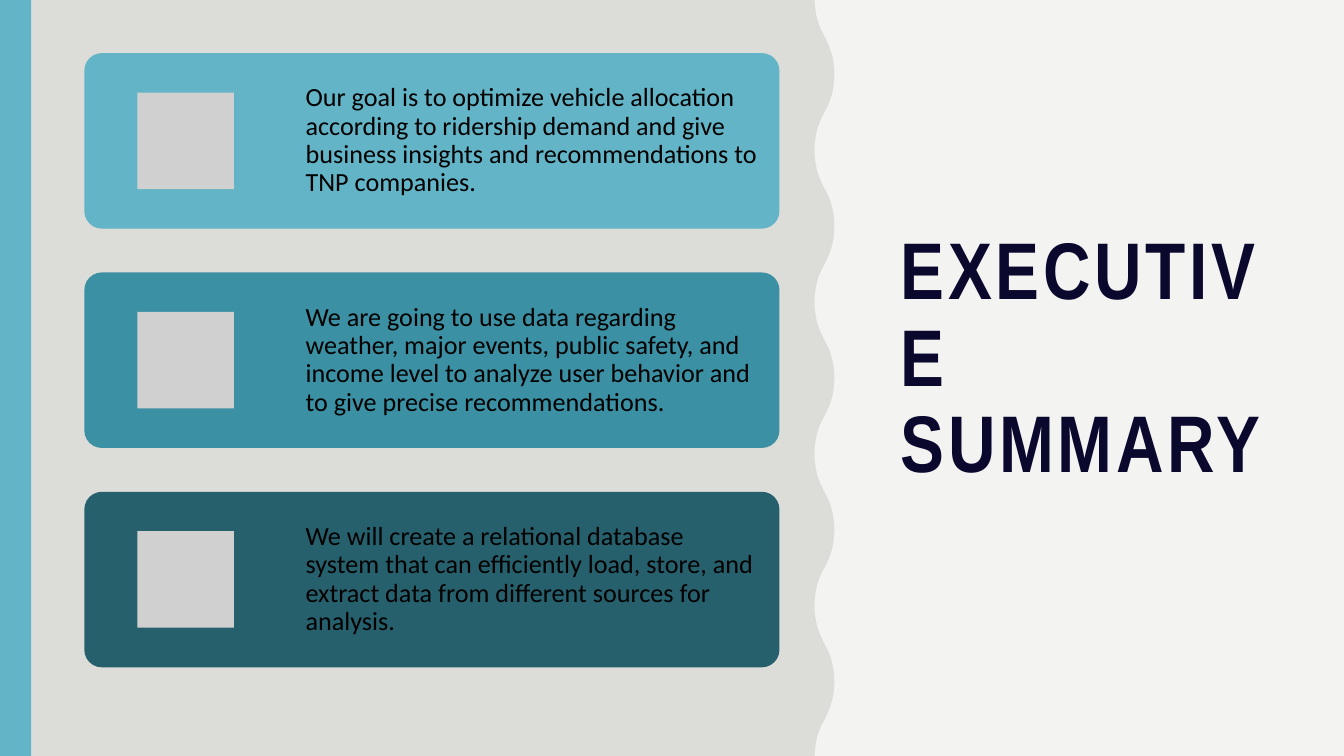
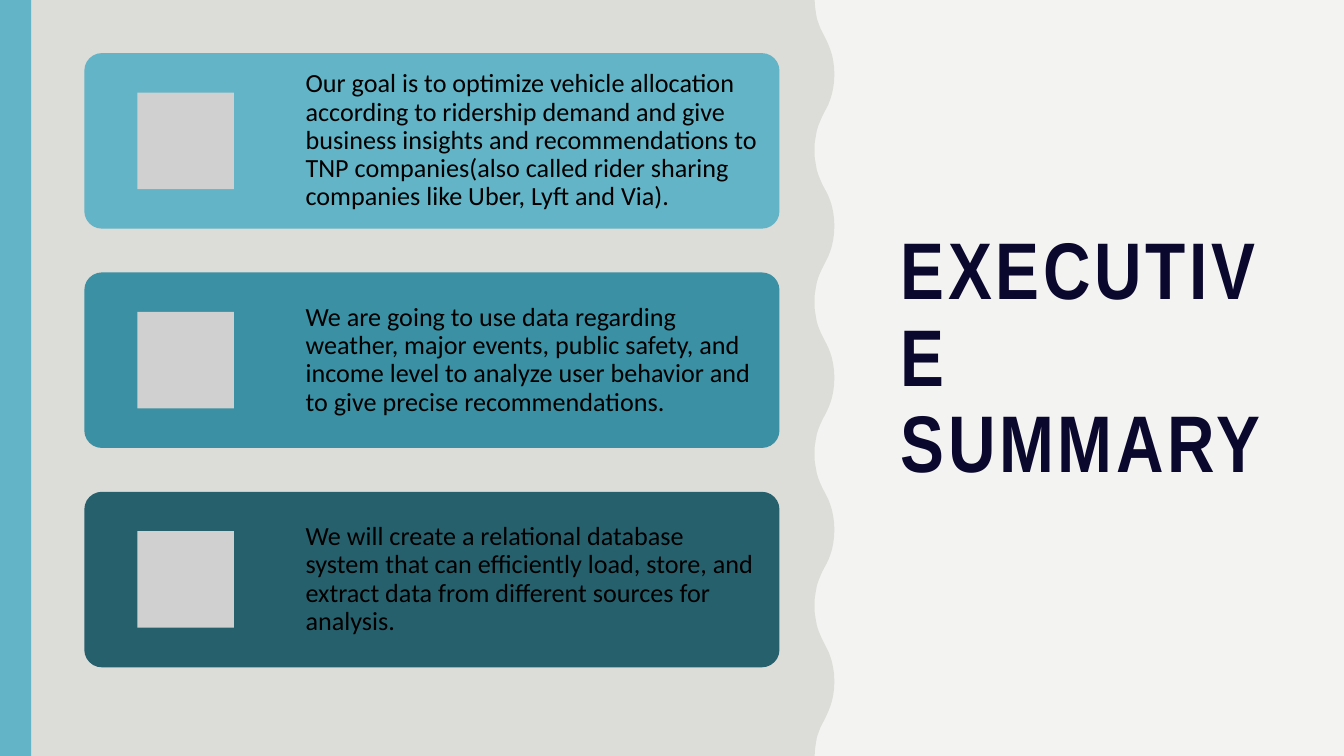
Before and after one commit to Data-Engineering-Platform-Final-Project/DEPA-FP-Files, a slide deck: slide 2 of DEPA Final Project PPT.pptx (slide 3 before the commit). Drawn at 1344x756 pixels with LibreOffice and Linux fonts; fonts in the diff are those of the drawing; grey boxes stand for pictures. Boxes give left, top, right and bottom in pixels: in the first picture for what was removed or moved away, otherwise in the second. Text is boxed around its words. In the diff, an @@ line names an element or a change of style, - is before the commit and + after.

```diff
--- a/DEPA Final Project PPT.pptx
+++ b/DEPA Final Project PPT.pptx
@@ text at (x1=306, y1=74, x2=756, y2=210): text changed @@
-Our goal is to optimize vehicle allocation according to ridership demand and give business insights and recommendations to TNP companies.
+Our goal is to optimize vehicle allocation according to ridership demand and give business insights and recommendations to TNP companies(also called rider sharing companies like Uber, Lyft and Via).
```
Also in this commit, not shown: 2 other slides changed, 2 slides removed.
